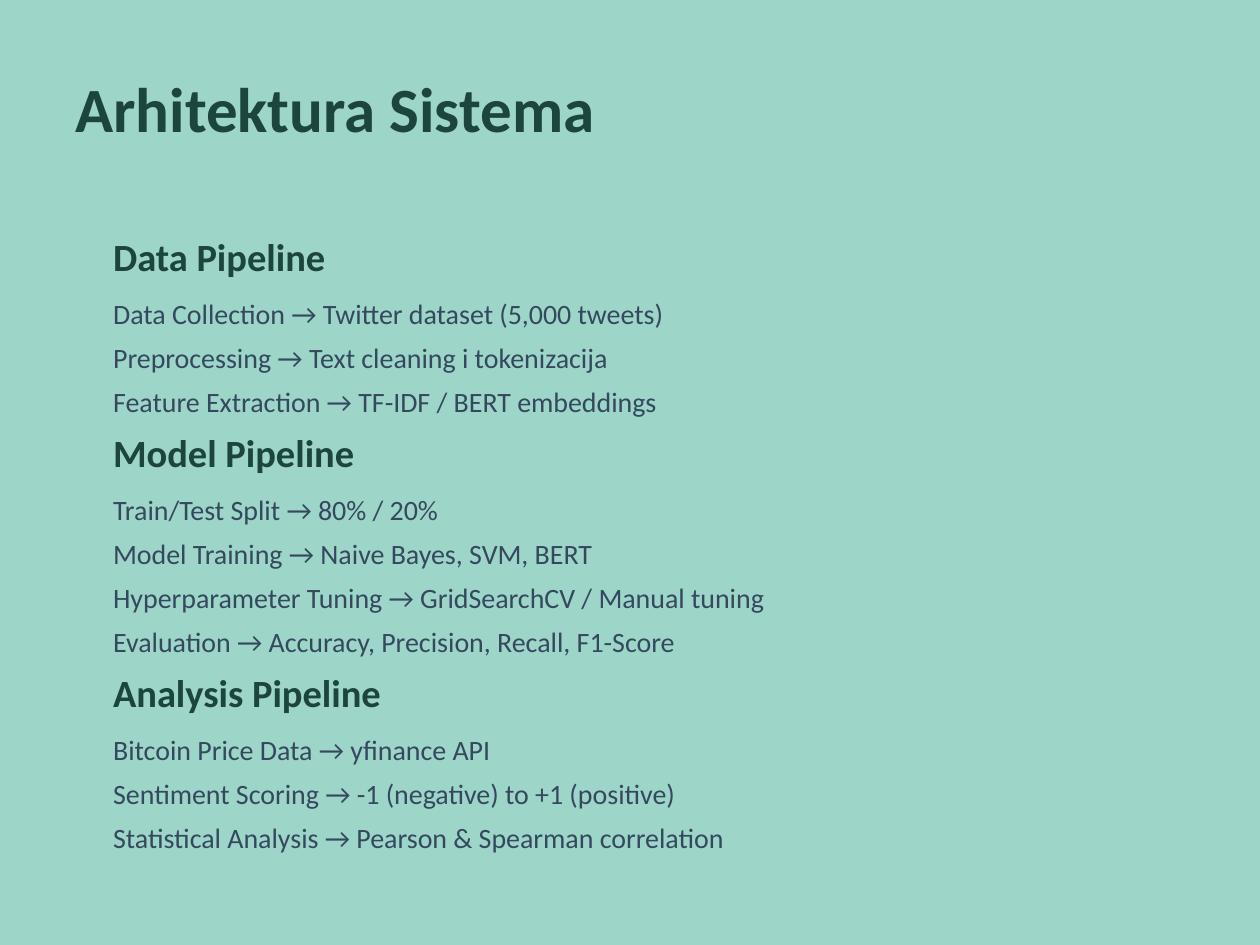
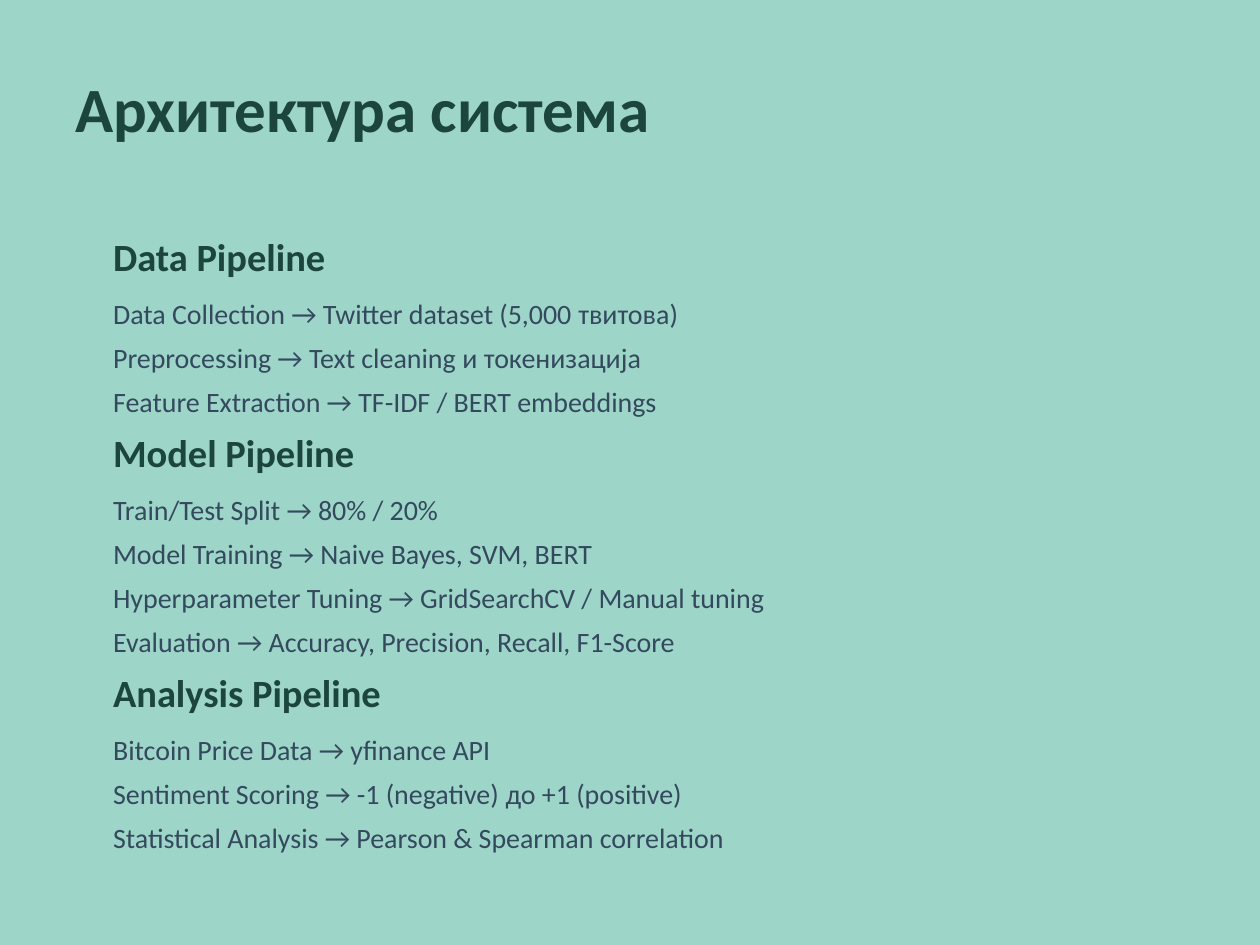
Before and after one commit to borisletic/diplomski, a slide deck: slide 8 of Prezentacija_Diplomski_Boris_Letic_RA_207_2021.pptx. Drawn at 1260x945 pixels with LibreOffice and Linux fonts; fonts in the diff are those of the drawing. Boxes give left, top, right and bottom in pixels: in the first picture for what was removed or moved away, otherwise in the second. Text is boxed around its words. In the diff, an @@ line names an element or a change of style, - is before the commit and + after.

```diff
--- a/Prezentacija_Diplomski_Boris_Letic_RA_207_2021.pptx
+++ b/Prezentacija_Diplomski_Boris_Letic_RA_207_2021.pptx
@@ text at box(75, 91, 650, 142): text changed @@
-Arhitektura Sistema
+Архитектура система
@@ text at box(113, 304, 678, 373): text changed @@
-Data Collection → Twitter dataset (5,000 tweets)
-Preprocessing → Text cleaning i tokenizacija
+Data Collection → Twitter dataset (5,000 твитова)
+Preprocessing → Text cleaning и токенизација
@@ text at box(113, 784, 681, 809): text changed @@
-Sentiment Scoring → -1 (negative) to +1 (positive)
+Sentiment Scoring → -1 (negative) до +1 (positive)
```
Also in this commit, not shown: 7 other slides changed, 8 slides added, 8 slides removed.
